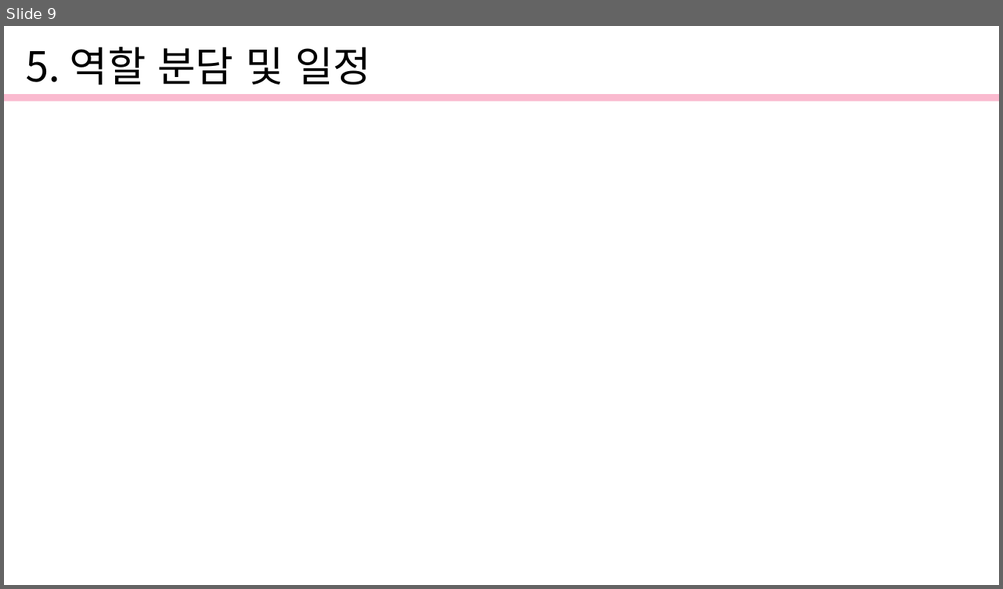
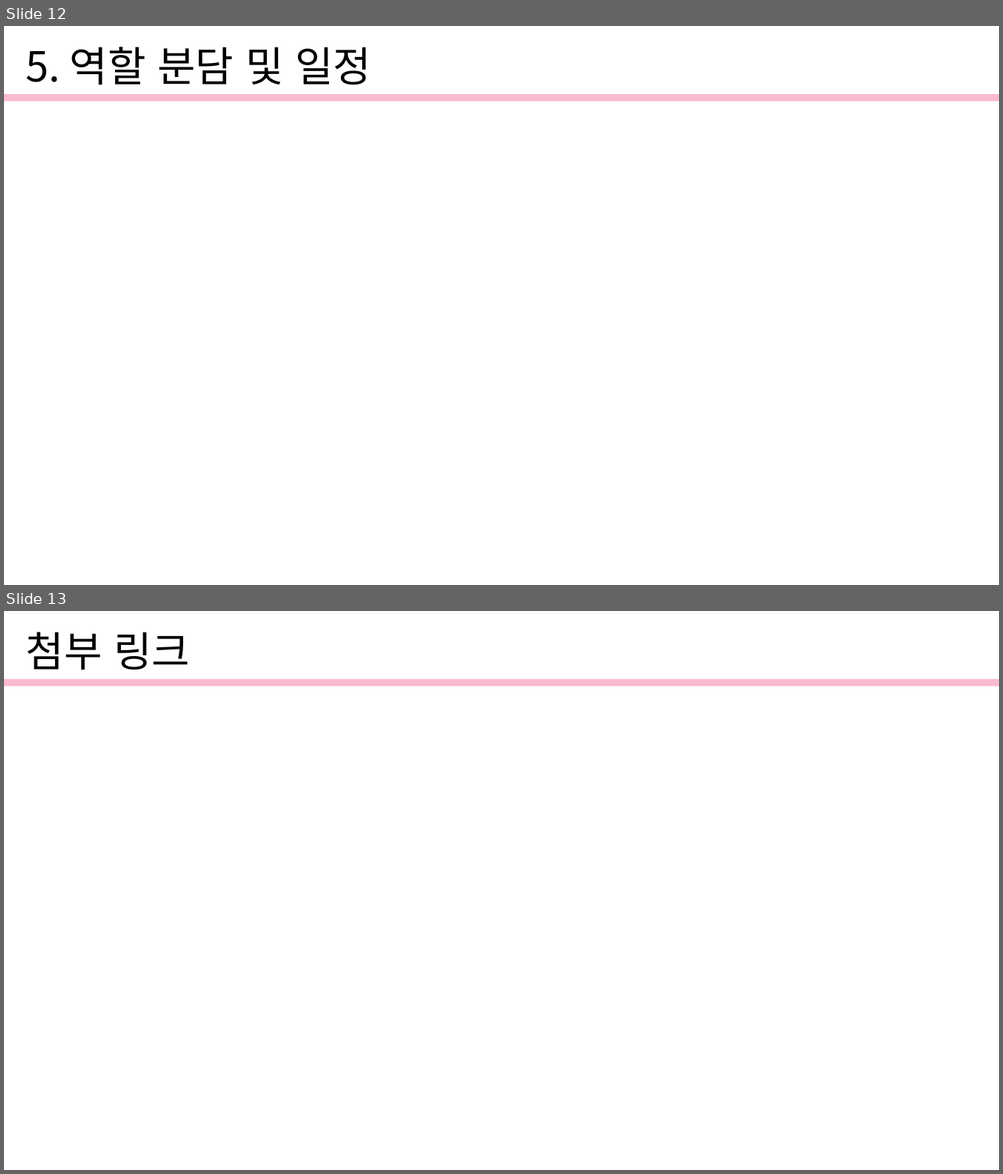
Before and after one commit to gomtange12/Graduation_PJ, a slide deck: Document/발표자료.pptx. Shown one above the other, each under a label of ours: slide 9 before the commit, slides 12 and 13 after it. The pictures are 1003x589 and 1003x1174 pixels, drawn with LibreOffice and Linux fonts; fonts in the diff are those of the drawing. Boxes give left, top, right and bottom in pixels: in the first picture for what was removed or moved away, otherwise in the second. Text is boxed around its words. In the diff, an @@ line names an element or a change of style, - is before the commit and + after.

```diff
--- a/Document/발표자료.pptx
+++ b/Document/발표자료.pptx
@@ slide 13 added at box(4, 611, 999, 1170), background #FFFFFF @@
@@ text added at box(26, 632, 190, 670), 40 pt, text #000000 @@
+첨부 링크
@@ freeform shape added at box(4, 680, 999, 686), fill #FABACF @@
@@ what was slide 9 is now slide 12 @@
```
Also in this commit, not shown: 4 slides changed, 3 other slides added.
